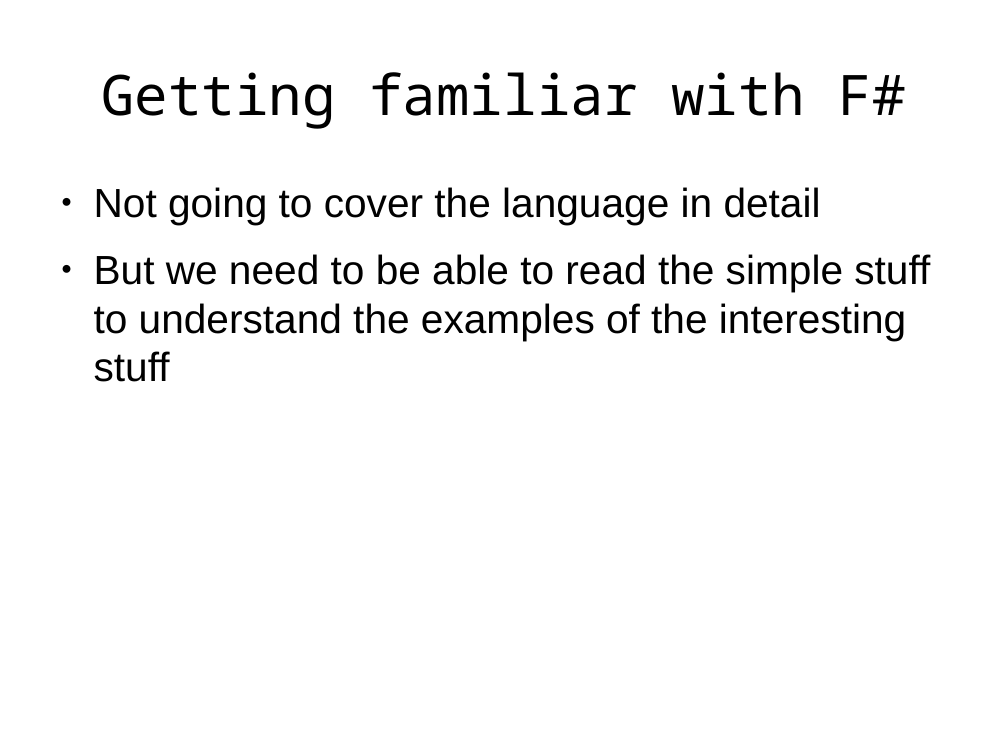
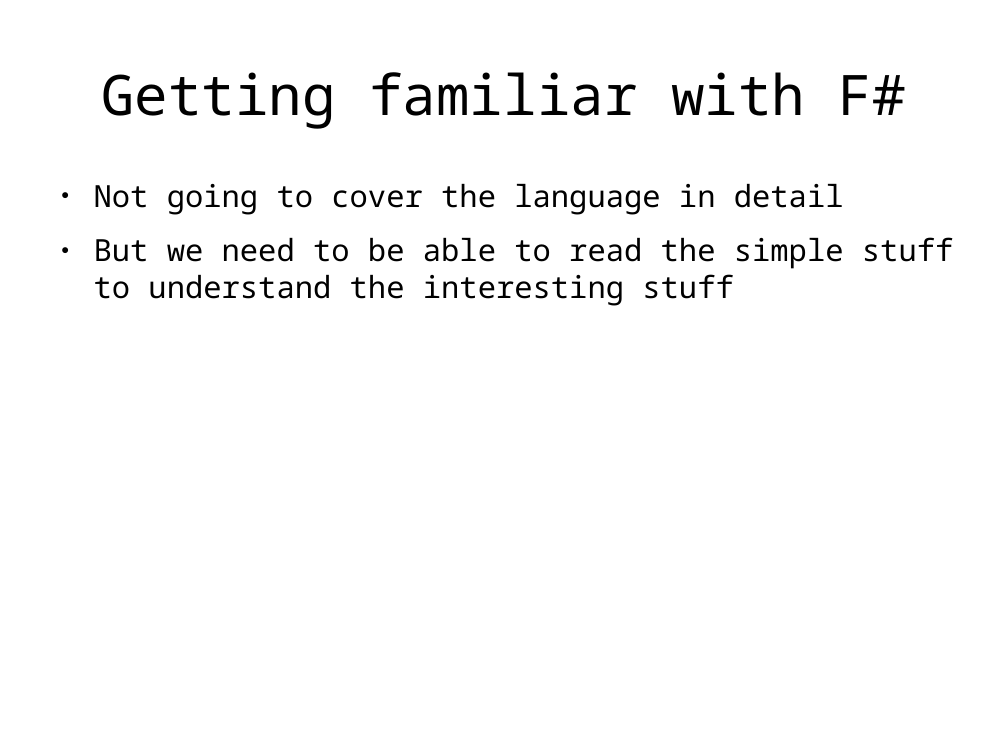
Before and after one commit to rspeele/FSharpTalk, a slide deck: slide 3 of fstalk.odp. Drawn at 1008x756 pixels with LibreOffice and Linux fonts; fonts in the diff are those of the drawing. Boxes give left, top, right and bottom in pixels: in the first picture for what was removed or moved away, otherwise in the second. Text is boxed around its words. In the diff, an @@ line names an element or a change of style, - is before the commit and + after.

```diff
--- a/fstalk.odp
+++ b/fstalk.odp
@@ text at bbox=[94, 183, 844, 215]: size 32 to 24 pt, font Arial to Noto Sans Mono in "Not going to cover the language in ..." @@
@@ text at bbox=[94, 237, 953, 306]: text changed; size 32 to 24 pt; font Arial to Noto Sans Mono @@
-● But we need to be able to read the simple stuff to understand the examples of the interesting stuff
+● But we need to be able to read the simple stuff to understand the interesting stuff
```
Also in this commit, not shown: 1 other slide changed, 6 slides added, 10 other files.
